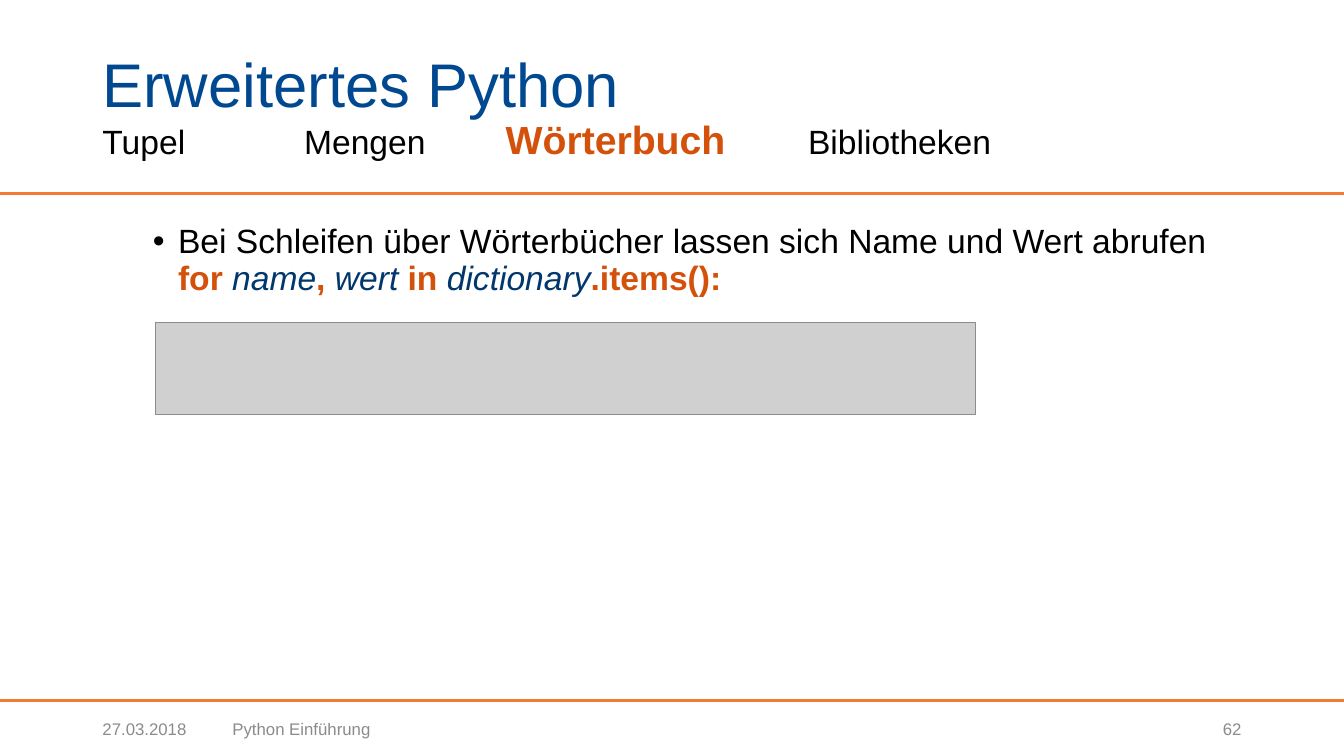
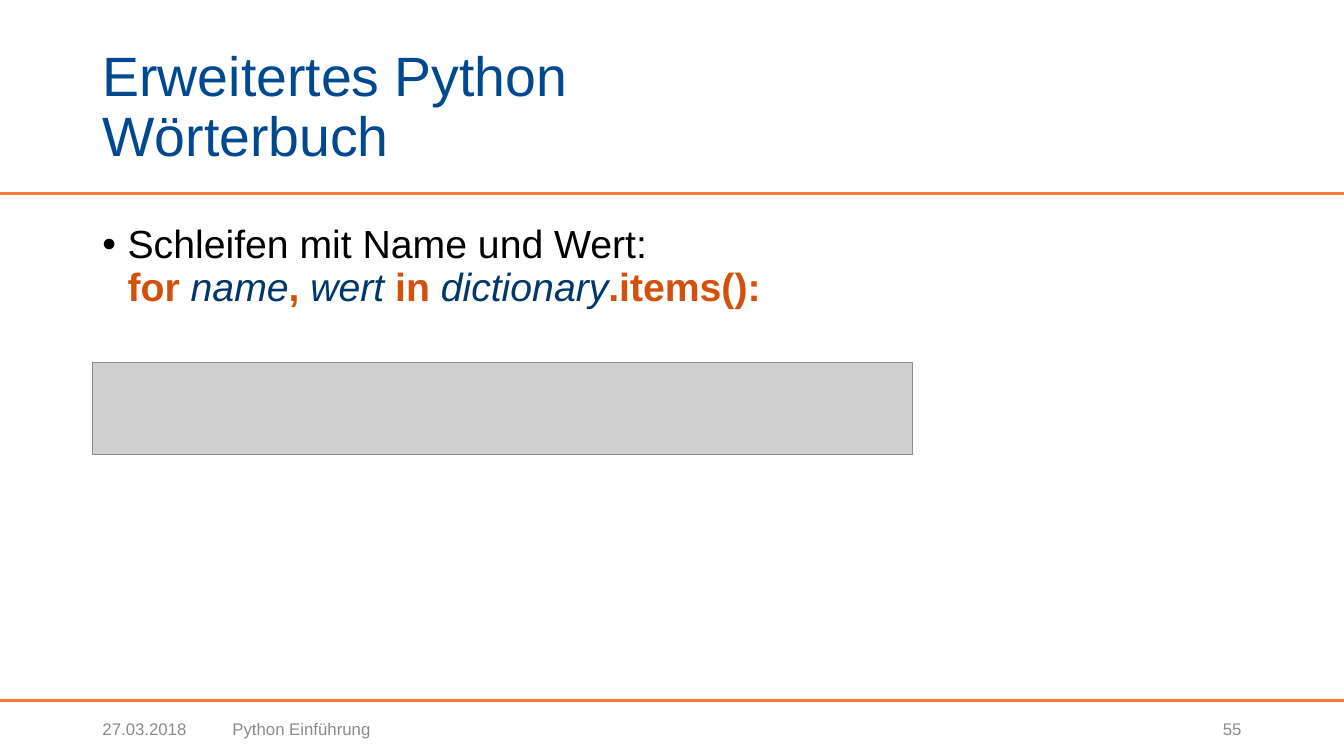
Before and after one commit to BogyMitutoyoCTL/Sophy-Preparation, a slide deck: slide 55 of Präsentationen/Python Einführung.pptx (slide 62 before the commit). Drawn at 1344x756 pixels with LibreOffice and Linux fonts; fonts in the diff are those of the drawing; grey boxes stand for pictures; background and template pictures are left out. Boxes give left, top, right and bottom in pixels: in the first picture for what was removed or moved away, otherwise in the second. Text is boxed around its words. In the diff, an @@ line names an element or a change of style, - is before the commit and + after.

```diff
--- a/Präsentationen/Python Einführung.pptx
+++ b/Präsentationen/Python Einführung.pptx
@@ title at bbox=[102, 55, 567, 157]: text changed; size 24 to 39.6 pt; text colour #000000 to #004990 @@
-Erweitertes Python
-Tupel Mengen Wörterbuch Bibliotheken
+Erweitertes Python
+Wörterbuch
@@ text at bbox=[128, 229, 761, 309]: text changed; size 24 to 28 pt @@
-  • Bei Schleifen über Wörterbücher lassen sich Name und Wert abrufen
-    for name, wert in dictionary.items():
+• Schleifen mit Name und Wert:
+  for name, wert in dictionary.items():
@@ picture: place and size @@
-picture at bbox=[155, 323, 976, 414]
+picture at bbox=[93, 363, 913, 455]
@@ page number at bbox=[1223, 723, 1242, 735]: text changed @@
-62
+55
```
Also in this commit, not shown: 52 other slides changed, 8 slides removed.
